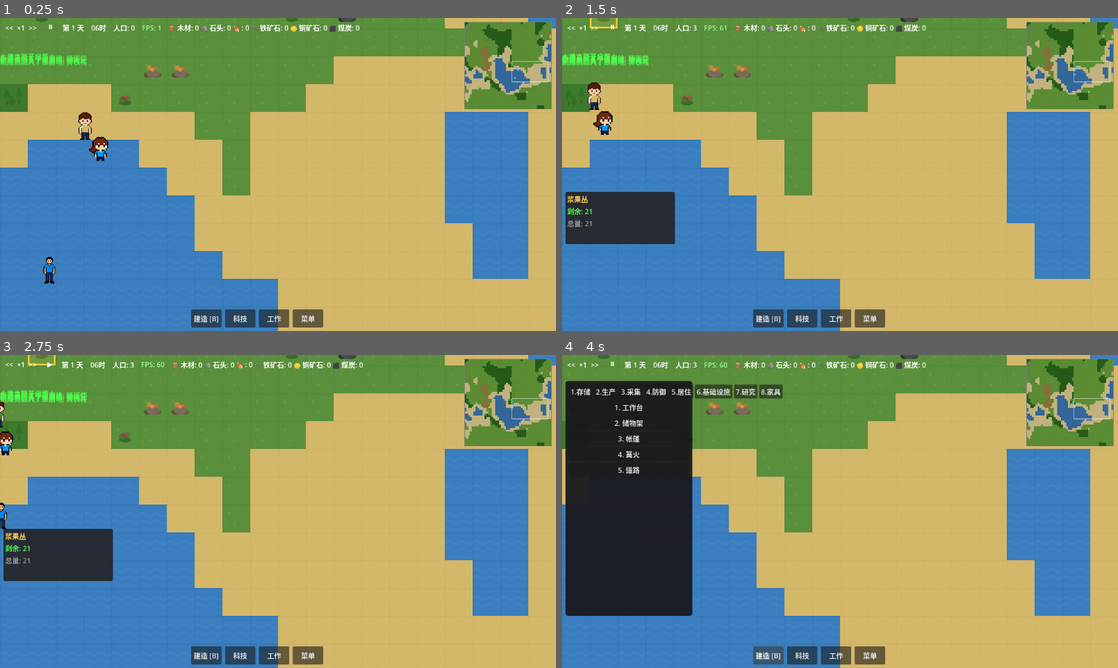
Above: before the commit, frames 1-4 (two rows, left to right).
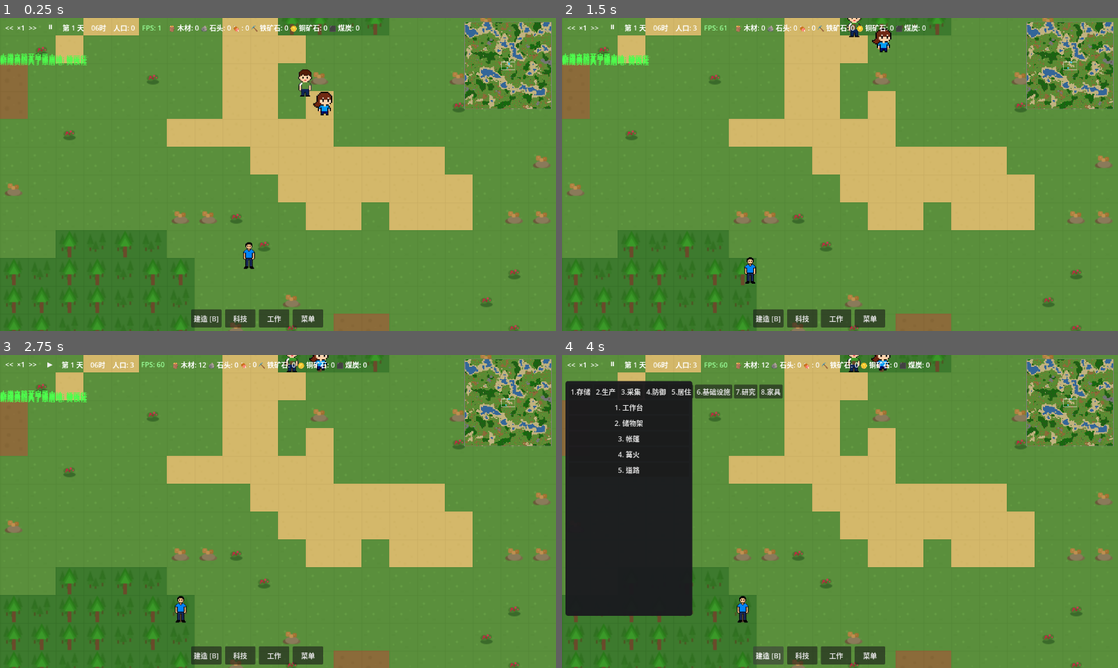
Above: after the commit, the same moments.

Repository: ZhanXuzhao/the-path-of-humanity
Game: Godot game, scene res://scenes/game.tscn
Two runs of this game, one before a commit and one after it. Both use one fixed random seed, a clock stepped at 60 frames per second and the inputs below.
Inputs:
- Up to frame 1 (0.25 s): no input
- Up to frame 2 (1.5 s): click "<<" at 0.5 s; click ">>" at 1.25 s
- Up to frame 3 (2.75 s): click "⏸" at 2 s
- Up to frame 4 (4 s): click "▶" at 2.75 s; click "建造 [B]" at 3.5 s

The runs differ from the first frame. In frame 1, 75% of the frame differs, in the area x 0-100%, y 0-100%; in frame 2, 75%; in frame 3, 75%; in frame 4, 61%.

Commit message:
统一新建游戏初始化逻辑：生成全部8x8世界区块，角色和摄像机居中于地图中心

Diff:
--- a/scenes/game.tscn
+++ b/scenes/game.tscn
@@ -46,7 +46,7 @@
 script = ExtResource("2b_x4c7")
 
 [node name="Camera" type="Camera2D" parent="." unique_id=1717165746]
-position = Vector2(640, 360)
+position = Vector2(2048, 2048)
 zoom = Vector2(2, 2)
 script = ExtResource("6_1vh7r")
 
--- a/scripts/core/game.gd
+++ b/scripts/core/game.gd
@@ -118,18 +118,22 @@
 func _generate_initial_area():
 	# 新游戏：随机化地图种子，确保每次地图不同
 	world.world_seed = randi()
-	# 确保出生点周围区块已生成
-	var center_chunk = Vector2i(0, 0)
-	for x in range(-1, 2):
-		for y in range(-1, 2):
-			world.ensure_chunk_generated(center_chunk + Vector2i(x, y))
+	# 确保整个世界所有区块均已生成
+	for x in world.WORLD_CHUNKS_X:
+		for y in world.WORLD_CHUNKS_Y:
+			world.ensure_chunk_generated(Vector2i(x, y))
 
 func _spawn_initial_settlers():
 	# 创建3个初始定居者
 	var work_manager = get_node_or_null("/root/WorkManager")
+	# 世界中心像素坐标
+	var world_center = Vector2(
+		world.WORLD_CHUNKS_X * world.CHUNK_SIZE * world.tile_size / 2.0,
+		world.WORLD_CHUNKS_Y * world.CHUNK_SIZE * world.tile_size / 2.0
+	)
 	for i in 3:
 		var settler = Settler.new()
-		settler.position = Vector2(randf_range(300, 500), randf_range(300, 500))
+		settler.position = world_center + Vector2(randf_range(-100, 100), randf_range(-100, 100))
 		add_child(settler)
 		settlers.append(settler)
 		if work_manager:
